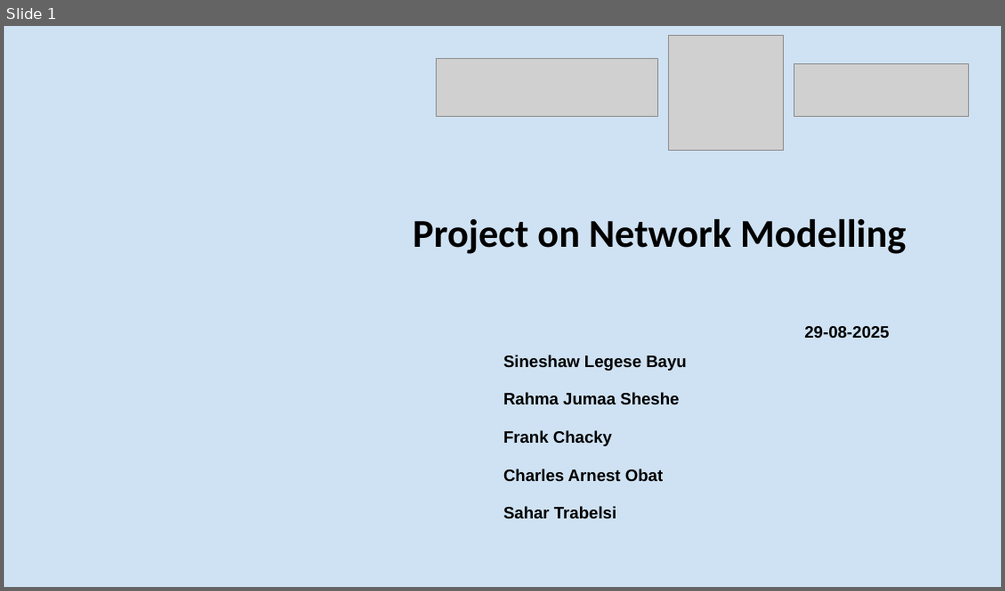
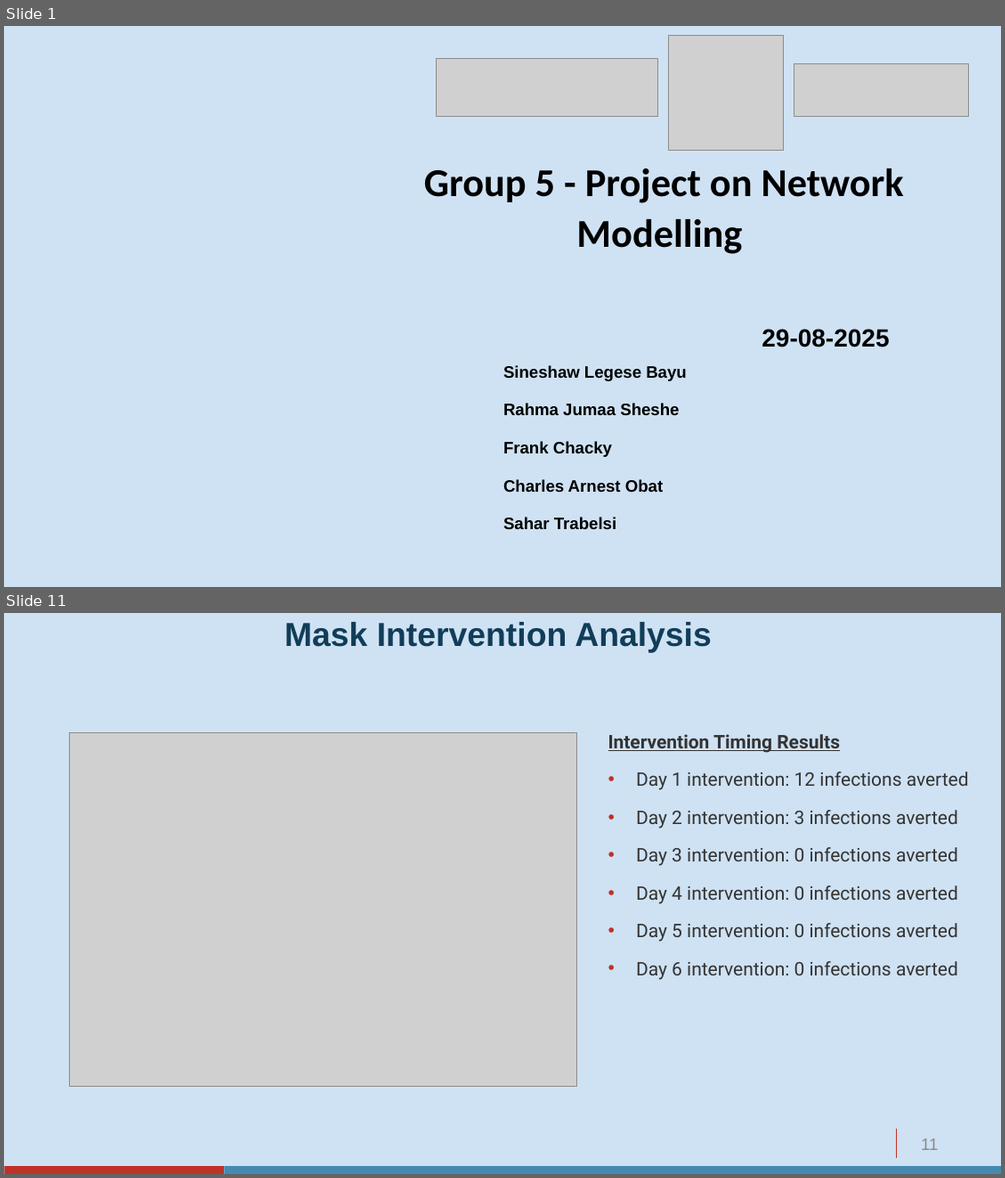
Before and after one commit to sineshawl/Malaria_Training_Network_Modelling, a slide deck: Mathematical Modelling Project - Group 5.pptx. Shown one above the other, each under a label of ours: slide 1 before the commit, slides 1 and 11 after it; the slides between them are not shown. The pictures are 1005x591 and 1005x1178 pixels, drawn with LibreOffice and Linux fonts; fonts in the diff are those of the drawing; grey boxes stand for pictures. Boxes give left, top, right and bottom in pixels: in the first picture for what was removed or moved away, otherwise in the second. Text is boxed around its words. In the diff, an @@ line names an element or a change of style, - is before the commit and + after.

```diff
--- a/Mathematical Modelling Project - Group 5.pptx
+++ b/Mathematical Modelling Project - Group 5.pptx
@@ slide 11 added at (x1=4, y1=613, x2=1001, y2=1174), background #CFE2F3 @@
@@ title added at (x1=284, y1=622, x2=711, y2=653), 32 pt, text #113D59, bold @@
+Mask Intervention Analysis
@@ picture added at (x1=70, y1=732, x2=577, y2=1086) @@
@@ text added at (x1=608, y1=734, x2=969, y2=980), 18 pt, text #333333 @@
+Intervention Timing Results
+• Day 1 intervention: 12 infections averted
+• Day 2 intervention: 3 infections averted
+• Day 3 intervention: 0 infections averted
+• Day 4 intervention: 0 infections averted
+• Day 5 intervention: 0 infections averted
+• Day 6 intervention: 0 infections averted
@@ line added from (896, 1129) to (896, 1158), #BF3227 0.75 pt @@
@@ page number added at (x1=921, y1=1138, x2=938, y2=1150), 16 pt, text #888888 @@
+11
@@ rectangle added at (x1=4, y1=1166, x2=224, y2=1174), fill #BF3227 @@
@@ rectangle added at (x1=224, y1=1166, x2=1001, y2=1174), fill #468AB2 @@
@@ slide 1 changed as well @@
@@ text at (x1=424, y1=168, x2=904, y2=254): text changed @@
-Project on Network Modelling
+Group 5 - Project on Network Modelling
@@ text at (x1=761, y1=329, x2=889, y2=347): size 16 to 24 pt in "29-08-2025" @@
```
Also in this commit, not shown: 2 other slides changed, 13 other slides added, 5 slides removed, 7 other files.
